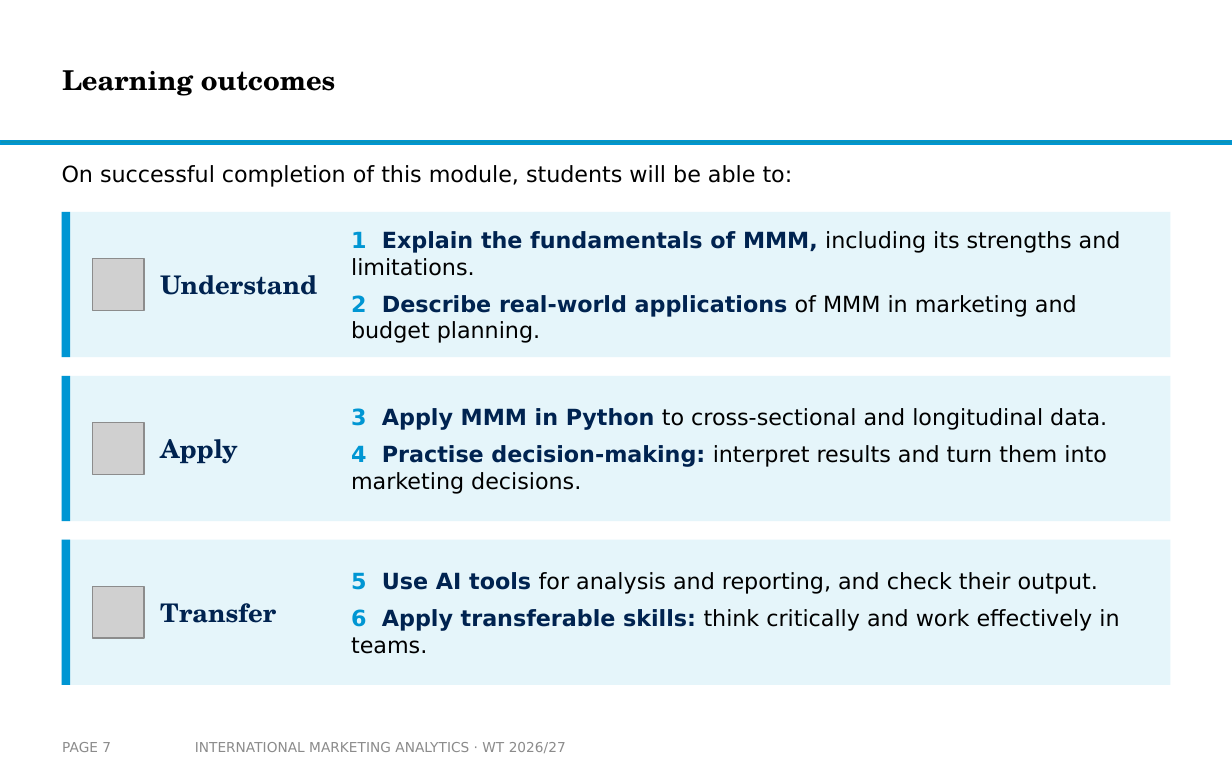
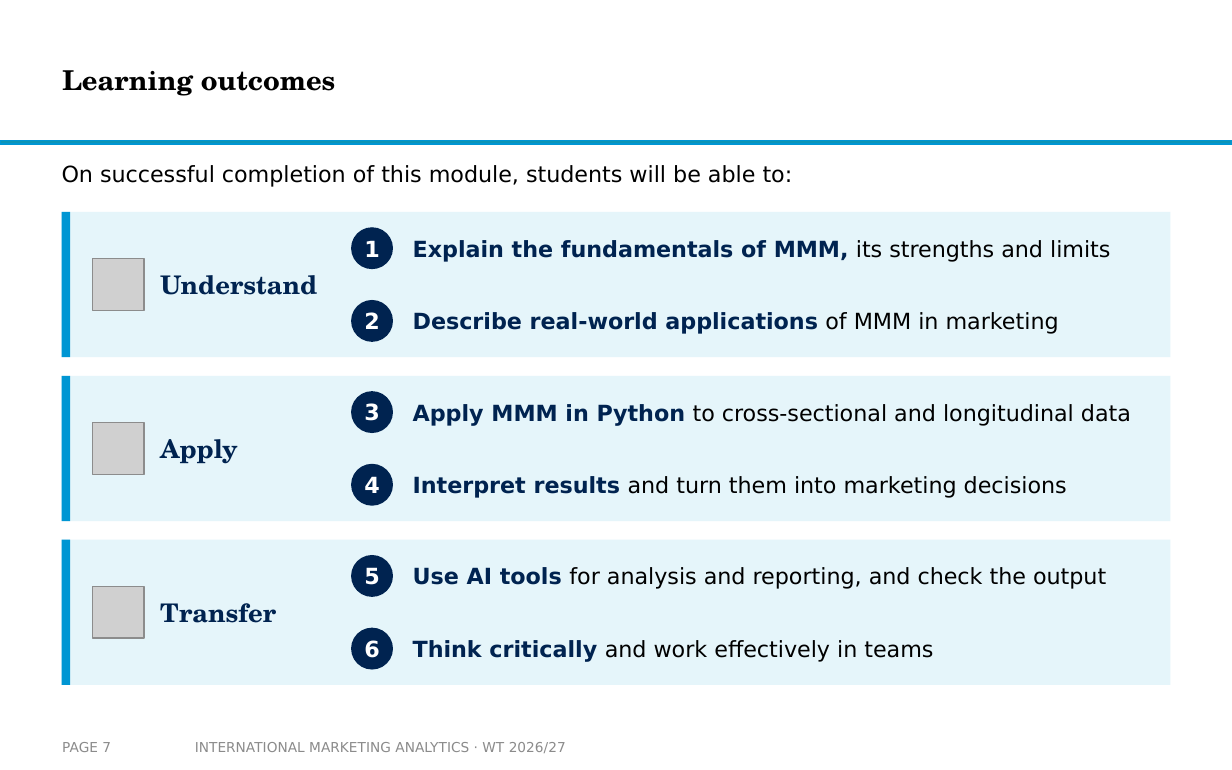
Before and after one commit to arnefloh-wu/International-Marketing-Analytics, a slide deck: slide 7 of slides/00a_course-content-and-style_WT26-27.pptx. Drawn at 1232x770 pixels with LibreOffice and Linux fonts; fonts in the diff are those of the drawing; grey boxes stand for pictures; background and template pictures are left out. Boxes give left, top, right and bottom in pixels: in the first picture for what was removed or moved away, otherwise in the second. Text is boxed around its words. In the diff, an @@ line names an element or a change of style, - is before the commit and + after.

```diff
--- a/slides/00a_course-content-and-style_WT26-27.pptx
+++ b/slides/00a_course-content-and-style_WT26-27.pptx
@@ ellipse added at [351,227,393,269], fill #002350, 13 pt, text #FFFFFF, bold @@
+1
@@ text added at [413,240,1110,262], 13 pt, text #002350, bold @@
+Explain the fundamentals of MMM, its strengths and limits
@@ ellipse added at [351,301,393,342], fill #002350, 13 pt, text #FFFFFF, bold @@
+2
@@ text at [413,312,1059,334]: text changed; text colour #000000 to #002350; bold on @@
-1 Explain the fundamentals of MMM, including its strengths and limitations.
-2 Describe real-world applications of MMM in marketing and budget planning.
+Describe real-world applications of MMM in marketing
@@ ellipse added at [351,391,393,432], fill #002350, 13 pt, text #FFFFFF, bold @@
+3
@@ text at [413,404,1131,426]: text changed @@
-3 Apply MMM in Python to cross-sectional and longitudinal data.
-4 Practise decision-making: interpret results and turn them into marketing decisions.
+Apply MMM in Python to cross-sectional and longitudinal data
@@ ellipse added at [351,464,393,506], fill #002350, 13 pt, text #FFFFFF, bold @@
+4
@@ text added at [413,476,1067,498], 13 pt, text #000000 @@
+Interpret results and turn them into marketing decisions
@@ ellipse added at [351,554,393,596], fill #002350, 13 pt, text #FFFFFF, bold @@
+5
@@ text at [413,567,1106,589]: text changed @@
-5 Use AI tools for analysis and reporting, and check their output.
-6 Apply transferable skills: think critically and work effectively in teams.
+Use AI tools for analysis and reporting, and check the output
@@ ellipse added at [351,627,393,669], fill #002350, 13 pt, text #FFFFFF, bold @@
+6
@@ text added at [413,640,933,662], 13 pt, text #000000 @@
+Think critically and work effectively in teams
```
Also in this commit, not shown: 1 other slide changed, 1 slide added, 3 other files.
